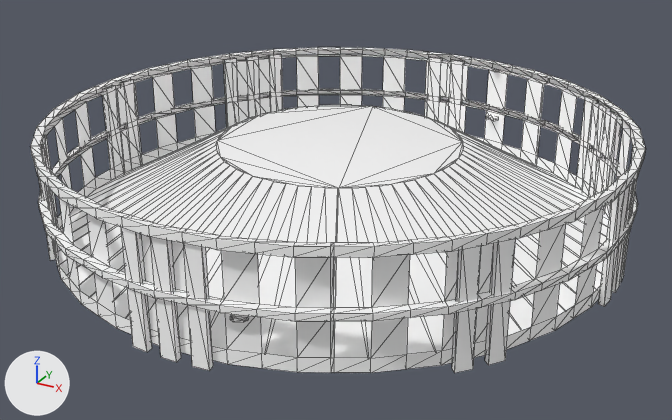
One commit to the glTF model static/models/hsr.glb: the scene before it, then after it.
Camera for both pictures: a 50 mm camera at (1.494, -2.729, 1.403) aimed at (0.02, -0.05, 0.063). Lighting does not change. The marker at lower left points along +X, +Y and +Z. Mesh edges are drawn as thin lines. Vertices at the same position are counted once.

In view in the first picture: 'HSR'.
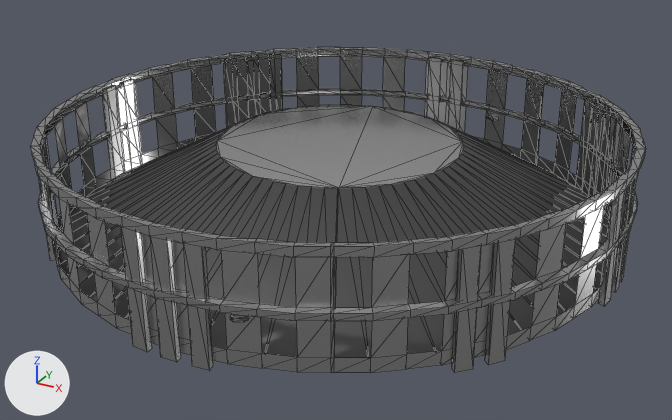
Patch to the scene script:
```diff
--- a/static/models/hsr.glb.py
+++ b/static/models/hsr.glb.py
@@ mat_material_002 @@
 mat_material_002 = bpy.data.materials.new('Material.002')
-# nodes: BsdfPrincipled, Math, OutputMaterial, SeparateColor, TexImage
-# colours: white #ffffff
-# uses the picture img_image
+# nodes: BsdfPrincipled, OutputMaterial
+# colours: light grey #c0c0c0
@@ mat_hsr @@
+mat_hsr = principled_material('HSR')
+mat_hsr.base_color = (0.125, 0.125, 0.125)  # dark grey #636363
+mat_hsr.metallic = 1.0
@@ me_cylinder_005 @@
 me_cylinder_005.from_pydata(...)  # 974 vertices, 1572 faces; spans x -1.03..1.03, y -1.03..1.03, z -0.2..0.21
 # used by ob_hsr; location = (0.0, 0.0, 0.174)
+# me_cylinder_005 part 1: 132 faces spanning x -1.0..1.0, y -1.0..1.0, z -0.17..0.13 switch from mat_material_002 to mat_hsr (dark grey #636363)
+# me_cylinder_005 part 2: 200 faces spanning x -1.02..1.02, y -1.02..1.02, z -0.2..0.2 switch from mat_material_021 to mat_material_002 (light grey #c0c0c0)
+# me_cylinder_005 part 3: 100 faces spanning x 0.2..0.26, y -0.99..0.99, z -0.03..0.19 switch from mat_material_022 to mat_material_002 (light grey #c0c0c0)
+# me_cylinder_005 part 4: 644 faces spanning x -1.03..1.03, y -1.03..1.03, z -0.13..0.21 switch from mat_material_087 to mat_material_002 (light grey #c0c0c0)
```

Location of each change, (x1, y1, x2, y2) in pixels of the pictures (672 x 420 px):
'HSR', surface changed (white to grey): (30, 47, 646, 373) in both
part 1 of me_cylinder_005, recoloured (white to grey): (55, 130, 609, 358) in both
part 2 of me_cylinder_005, recoloured: (39, 54, 637, 373) in both
part 3 of me_cylinder_005, recoloured: (230, 70, 499, 322) in both
part 4 of me_cylinder_005, recoloured: (30, 50, 645, 358) in both
